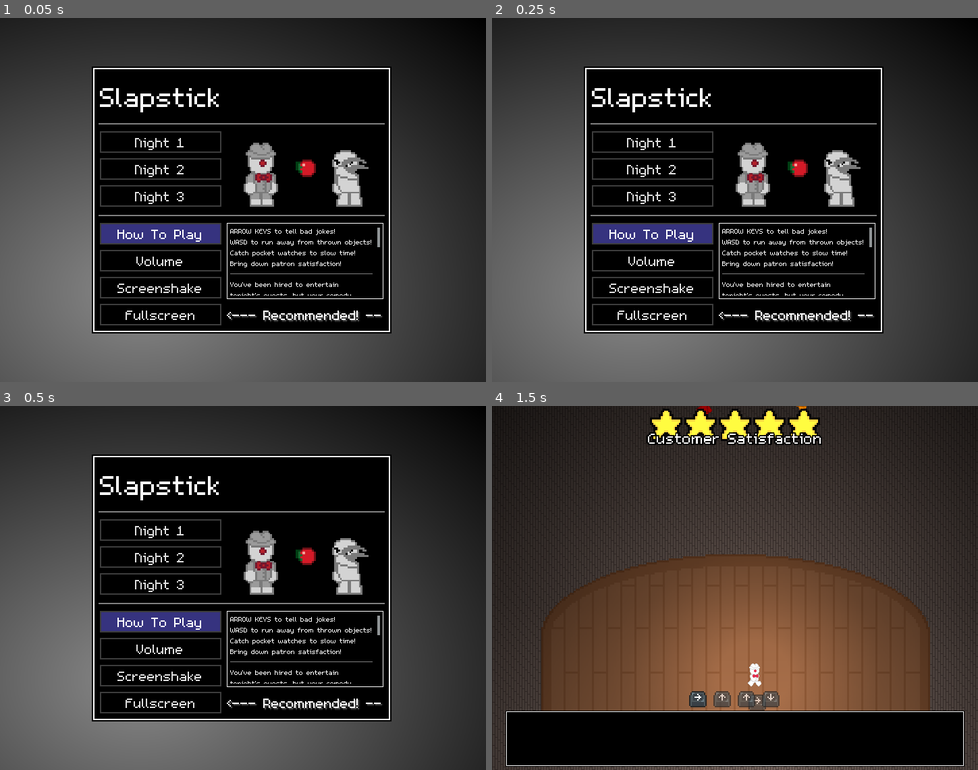
Above: before the commit, frames 1-4 (two rows, left to right).
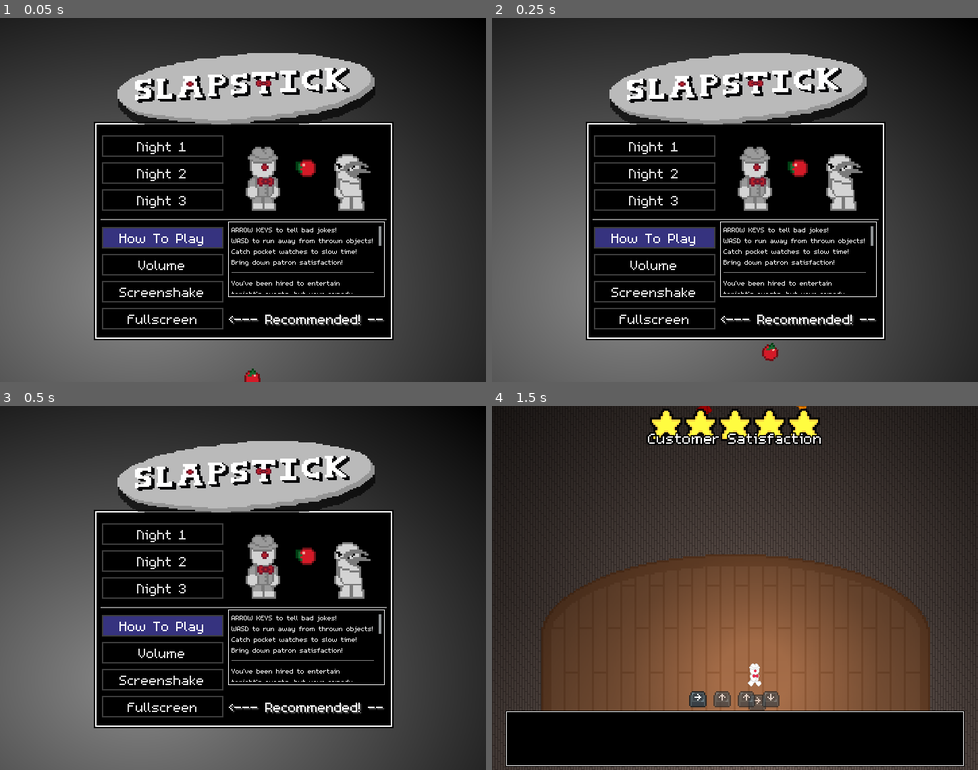
Above: after the commit, the same moments.

Repository: InRe-Dan/MiniJameGam34
Game: Godot game, scene res://menus/main_menu.tscn
Two runs of this game, one before a commit and one after it. Both use one fixed random seed, a clock stepped at 60 frames per second and the inputs below.
Inputs:
- Up to frame 1 (0.05 s): no input
- Up to frame 2 (0.25 s): no input
- Up to frame 3 (0.5 s): no input
- Up to frame 4 (1.5 s): click "Night 1" at 0.5 s; tap Enter at 1.25 s; hold D (move_right) from 1.28 s (still down)

The runs differ from the first frame. In frame 1, 20% of the frame differs, in the area x 18-81%, y 9-100%; in frame 2, 20%, in the area x 18-81%, y 9-95%; in frame 3, 20%; in frame 4, nothing differs.

Commit message:
Final main menu

Diff:
--- a/menus/main_menu.tscn
+++ b/menus/main_menu.tscn
@@ -1,9 +1,10 @@
-[gd_scene load_steps=12 format=3 uid="uid://wbej8ek5ppwq"]
+[gd_scene load_steps=14 format=3 uid="uid://wbej8ek5ppwq"]
 
 [ext_resource type="Theme" uid="uid://hho5m4qd8ohe" path="res://Assets/theme/main.tres" id="1_3evos"]
 [ext_resource type="Script" path="res://menus/main_menu.gd" id="1_78hgb"]
 [ext_resource type="Texture2D" uid="uid://cufifwyefdlic" path="res://Assets/Pixel_art/animations.png" id="2_fwci1"]
 [ext_resource type="Texture2D" uid="uid://mnswvw4wp0eg" path="res://Assets/Pixel_art/Tomato_sheet.png" id="3_26i35"]
+[ext_resource type="Texture2D" uid="uid://bqxgkrp245rpp" path="res://Assets/Pixel_art/Title.png" id="3_df67x"]
 
 [sub_resource type="Gradient" id="Gradient_47jj2"]
 offsets = PackedFloat32Array(0, 0.0503597, 0.158273, 0.266187, 0.374101, 0.453237, 0.539568, 0.647482, 0.719424, 0.870504, 1)
@@ -15,6 +16,10 @@
 height = 540
 fill = 1
 fill_from = Vector2(0.28934, 0.752623)
+
+[sub_resource type="AtlasTexture" id="AtlasTexture_oq2ji"]
+atlas = ExtResource("3_26i35")
+region = Rect2(12, 0, 12, 12)
 
 [sub_resource type="AtlasTexture" id="AtlasTexture_2w24m"]
 atlas = ExtResource("2_fwci1")
@@ -50,12 +55,51 @@
 offset_bottom = 540.0
 texture = SubResource("GradientTexture2D_knwjc")
 
+[node name="CPUParticles2D" type="CPUParticles2D" parent="."]
+position = Vector2(363, 564)
+amount = 30
+lifetime = 5.0
+lifetime_randomness = 0.71
+texture = SubResource("AtlasTexture_oq2ji")
+direction = Vector2(0, -1)
+initial_velocity_min = 400.0
+initial_velocity_max = 1500.0
+angular_velocity_min = -112.0
+angular_velocity_max = 224.0
+scale_amount_min = 3.0
+scale_amount_max = 3.0
+
+[node name="Label" type="TextureRect" parent="."]
+modulate = Color(0, 0, 0, 0.654902)
+z_index = 1
+custom_minimum_size = Vector2(0, 30)
+layout_mode = 2
+offset_left = 154.0
+offset_top = 37.0
+offset_right = 364.0
+offset_bottom = 117.0
+scale = Vector2(2, 2)
+theme_type_variation = &"LabelHeader"
+texture = ExtResource("3_df67x")
+
+[node name="Label2" type="TextureRect" parent="."]
+z_index = 1
+custom_minimum_size = Vector2(0, 30)
+layout_mode = 2
+offset_left = 153.0
+offset_top = 24.0
+offset_right = 363.0
+offset_bottom = 104.0
+scale = Vector2(2, 2)
+theme_type_variation = &"LabelHeader"
+texture = ExtResource("3_df67x")
+
 [node name="HBoxContainer" type="VBoxContainer" parent="."]
 layout_mode = 0
-offset_left = 136.0
-offset_top = 72.0
-offset_right = 358.0
-offset_bottom = 261.0
+offset_left = 139.0
+offset_top = 154.0
+offset_right = 361.0
+offset_bottom = 316.0
 scale = Vector2(2, 2)
 
 [node name="PanelContainer" type="PanelContainer" parent="HBoxContainer"]
@@ -68,14 +112,7 @@
 [node name="HBoxContainer" type="VBoxContainer" parent="HBoxContainer/PanelContainer/MarginContainer"]
 layout_mode = 2
 
-[node name="Label" type="Label" parent="HBoxContainer/PanelContainer/MarginContainer/HBoxContainer"]
-custom_minimum_size = Vector2(0, 30)
-layout_mode = 2
-theme_type_variation = &"LabelHeader"
-text = "Slapstick"
-vertical_alignment = 1
-
-[node name="HSeparator2" type="HSeparator" parent="HBoxContainer/PanelContainer/MarginContainer/HBoxContainer"]
+[node name="Control" type="Control" parent="HBoxContainer/PanelContainer/MarginContainer/HBoxContainer"]
 layout_mode = 2
 
 [node name="HBoxContainer3" type="HBoxContainer" parent="HBoxContainer/PanelContainer/MarginContainer/HBoxContainer"]
@@ -242,10 +279,10 @@
 
 [node name="PanelContainer" type="PanelContainer" parent="."]
 layout_mode = 0
-offset_left = 335.0
-offset_top = 303.0
-offset_right = 569.0
-offset_bottom = 418.0
+offset_left = 337.0
+offset_top = 301.0
+offset_right = 571.0
+offset_bottom = 415.0
 
 [node name="MarginContainer" type="MarginContainer" parent="PanelContainer"]
 layout_mode = 2
Not shown, added: Assets/Pixel_art/Title.png.import
